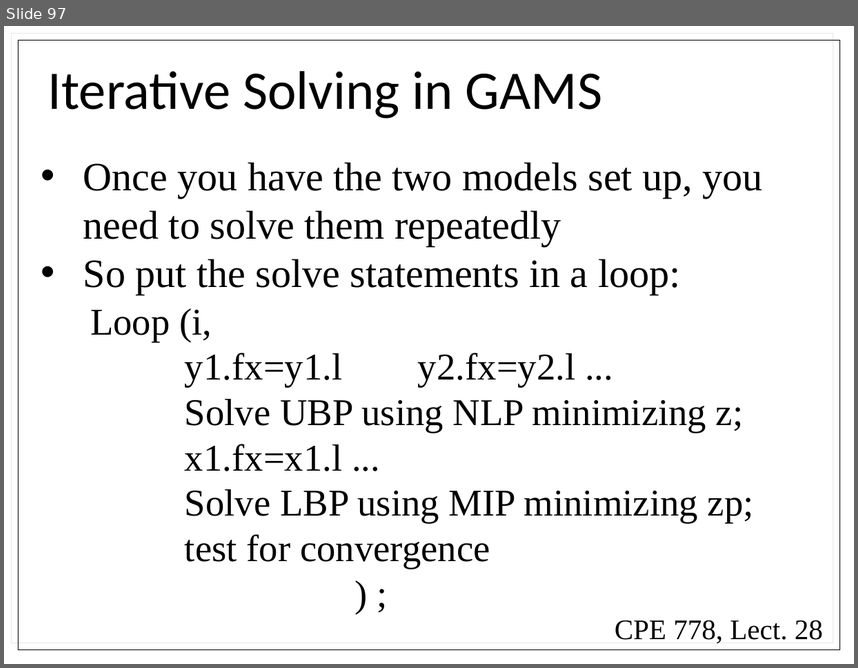
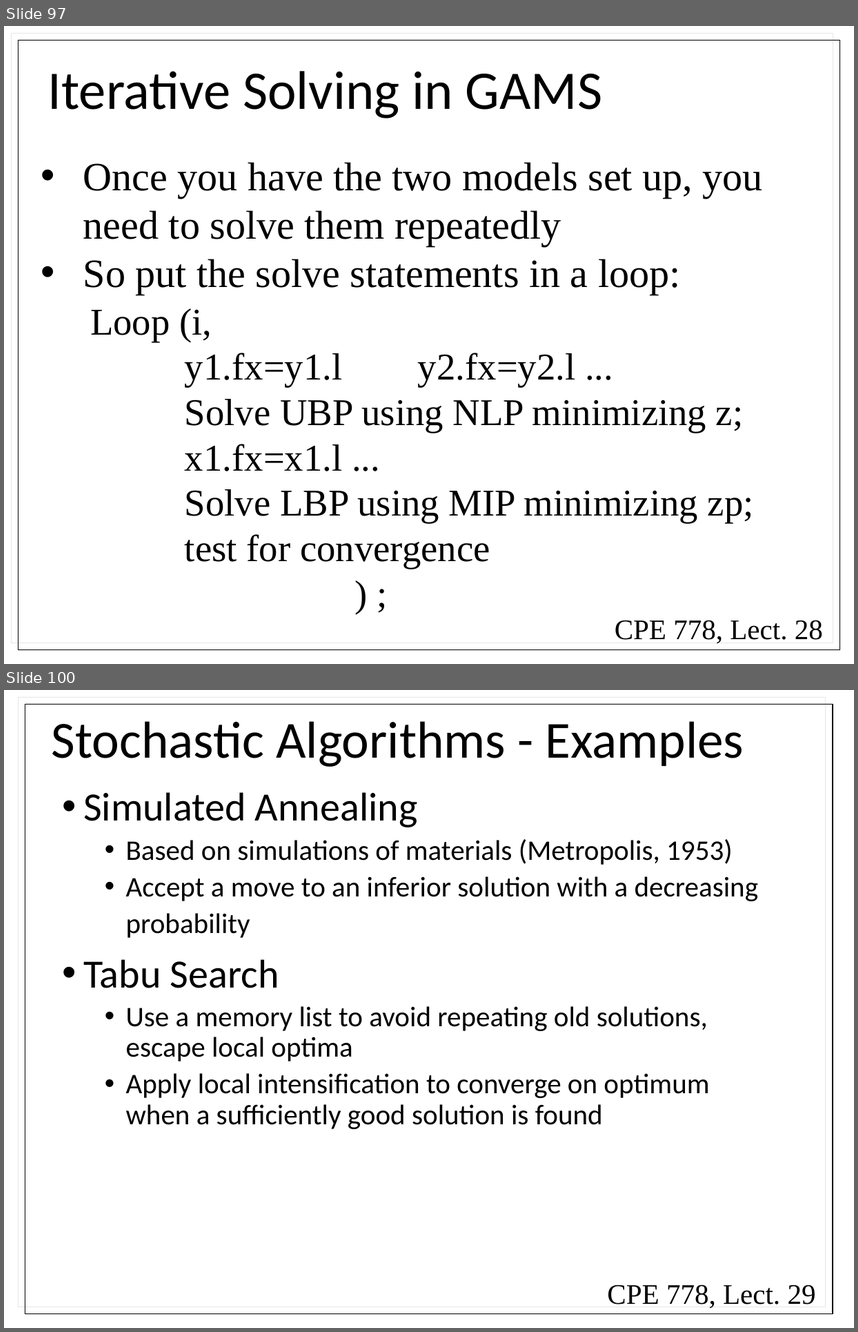
Before and after one commit to powersthegreat/CPE_778, a slide deck: exams/exam_2/Lectures/Combined Lectures.pptx. Shown one above the other, each under a label of ours: slide 97 before the commit, slides 97 and 100 after it; the slides between them are not shown. The pictures are 858x668 and 858x1332 pixels, drawn with LibreOffice and Linux fonts; fonts in the diff are those of the drawing. Boxes give left, top, right and bottom in pixels: in the first picture for what was removed or moved away, otherwise in the second. Text is boxed around its words. In the diff, an @@ line names an element or a change of style, - is before the commit and + after.

```diff
--- a/exams/exam_2/Lectures/Combined Lectures.pptx
+++ b/exams/exam_2/Lectures/Combined Lectures.pptx
@@ slide 100 added at [4,690,854,1328], background #FFFFFF @@
@@ rectangle added at [25,704,833,1314], outline #000000 0.75 pt @@
@@ title added at [52,721,744,767], 44 pt, text #000000 @@
+Stochastic Algorithms - Examples
@@ text added at [83,792,758,1129], 24 pt, text #000000 @@
+• Simulated Annealing
+  • Based on simulations of materials (Metropolis, 1953)
+  • Accept a move to an inferior solution with a decreasing probability
+• Tabu Search
+  • Use a memory list to avoid repeating old solutions, escape local optima
+  • Apply local intensification to converge on optimum when a sufficiently good solution is found
@@ text added at [607,1284,816,1308], 24 pt, text #000000 @@
+CPE 778, Lect. 29
```
Also in this commit, not shown: 29 other slides added, 3 other files.
